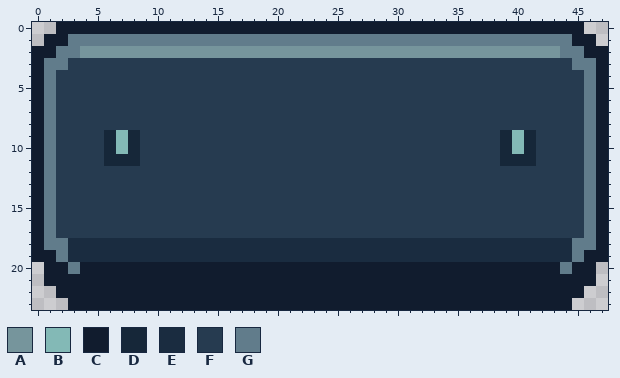
One commit to this pixel-art file: assets/source/ui_button_normal.aseprite. That is the earlier state.
48x24 pixels, 1 frame. Colours within 5 levels of each other are drawn and written as one.
Palette (. is transparent): A #76959c  B #83b9b6  C #111c2e  D #162739  E #1a2c40  F #263b50  G #617c8b
New version:
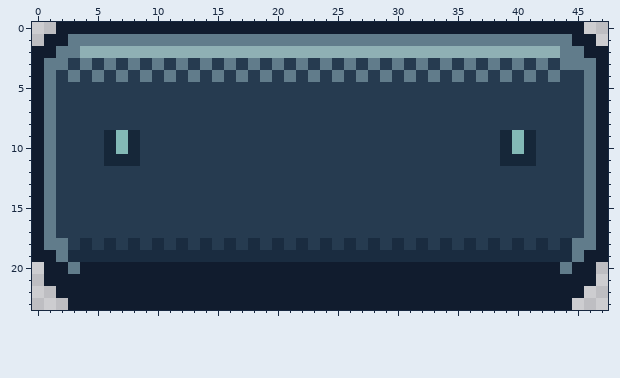
The edit:
@@ palette @@
-A #76959c
+A #8fb0b4
--- layer "Light and depth"
@@ x 0..47 @@
  2 CCGGAAAAAAAAAAAAAAAAAAAAAAAAAAAAAAAAAAAAAAAAGGCC
- 3 CGGFFFFFFFFFFFFFFFFFFFFFFFFFFFFFFFFFFFFFFFFFFGGC
- 4 CGFFFFFFFFFFFFFFFFFFFFFFFFFFFFFFFFFFFFFFFFFFFFGC
+ 3 CGGFGFGFGFGFGFGFGFGFGFGFGFGFGFGFGFGFGFGFGFGFGGGC
+ 4 CGFGFGFGFGFGFGFGFGFGFGFGFGFGFGFGFGFGFGFGFGFGFFGC
  5 CGFFFFFFFFFFFFFFFFFFFFFFFFFFFFFFFFFFFFFFFFFFFFGC
@@ x 0..47 @@
 17 CGFFFFFFFFFFFFFFFFFFFFFFFFFFFFFFFFFFFFFFFFFFFFGC
-18 CGGEEEEEEEEEEEEEEEEEEEEEEEEEEEEEEEEEEEEEEEEEEGGC
+18 CGGFEFEFEFEFEFEFEFEFEFEFEFEFEFEFEFEFEFEFEFEFEGGC
 19 CCGEEEEEEEEEEEEEEEEEEEEEEEEEEEEEEEEEEEEEEEEEEGCC
